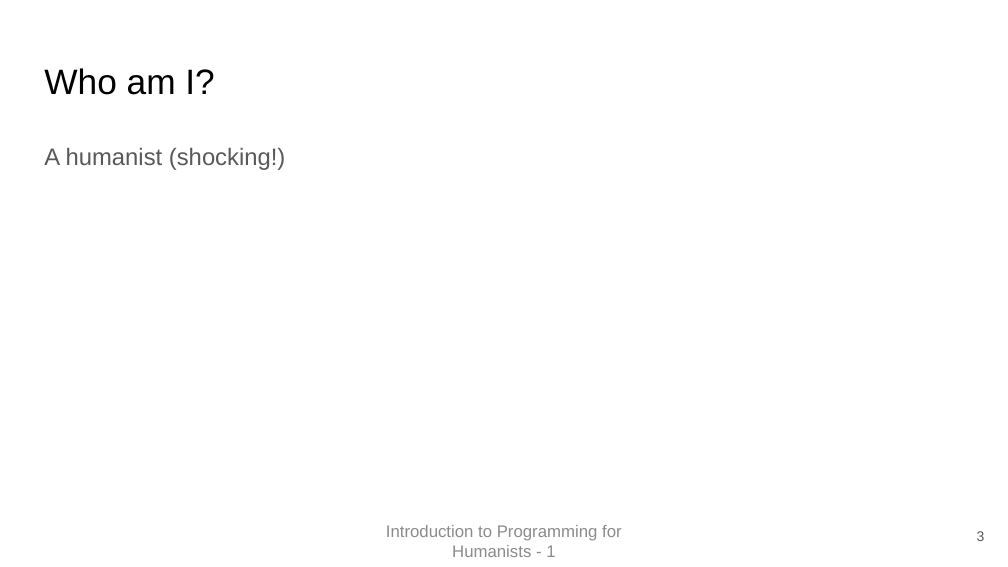
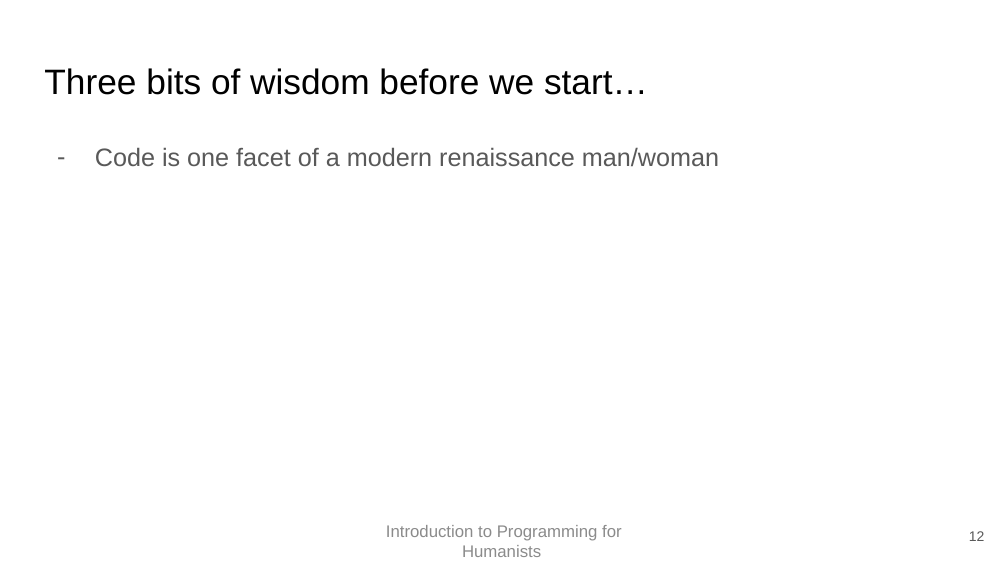
Before and after one commit to EvanEames/IPFH2526, a slide deck: slide 12 of week1/First Class.pptx (slide 3 before the commit). Drawn at 1008x567 pixels with LibreOffice and Linux fonts; fonts in the diff are those of the drawing. Boxes give left, top, right and bottom in pixels: in the first picture for what was removed or moved away, otherwise in the second. Text is boxed around its words. In the diff, an @@ line names an element or a change of style, - is before the commit and + after.

```diff
--- a/week1/First Class.pptx
+++ b/week1/First Class.pptx
@@ title at bbox=[44, 68, 648, 95]: text changed @@
-Who am I?
+Three bits of wisdom before we start…
@@ text at bbox=[95, 147, 719, 167]: text changed; size 17 to 18 pt @@
-A humanist (shocking!)
+– Code is one facet of a modern renaissance man/woman
@@ text at bbox=[386, 525, 622, 557]: text changed @@
-Introduction to Programming for Humanists - 1
+Introduction to Programming for Humanists
@@ page number at bbox=[969, 531, 985, 541]: text changed @@
-3
+12
```
Also in this commit, not shown: 14 other slides changed, 22 slides removed, 3 other files.
